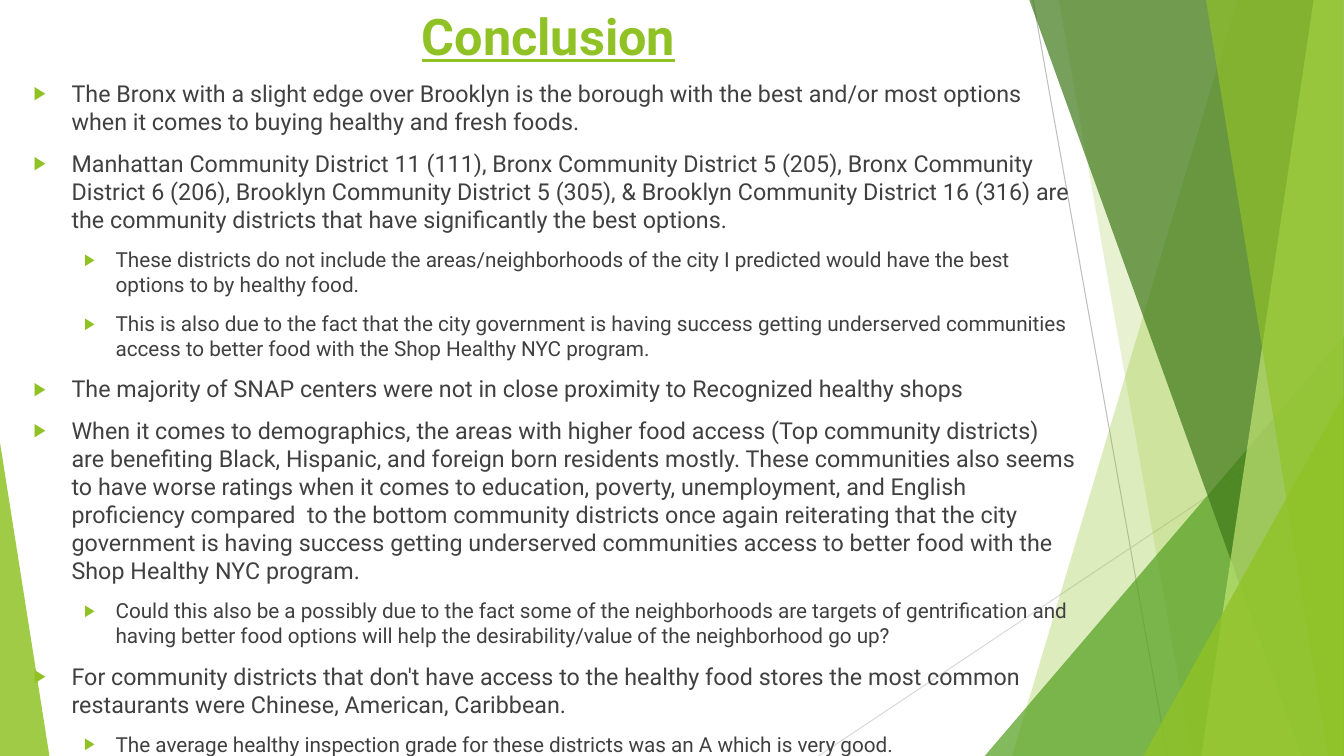
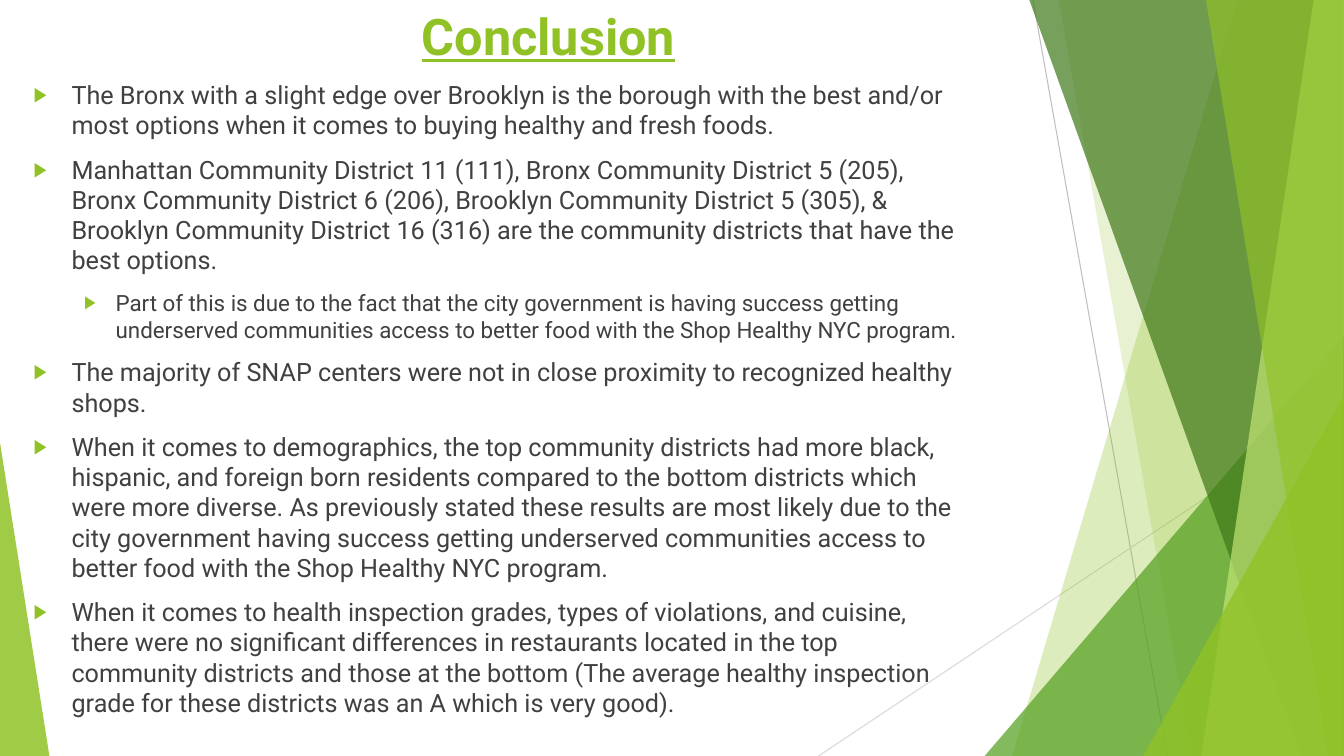
Before and after one commit to LJRollerII/NSS_Capstone_Project, a slide deck: slide 13 of presentation/Healthy_Food_Access_in_NYC.pptx. Drawn at 1344x756 pixels with LibreOffice and Linux fonts; fonts in the diff are those of the drawing. Boxes give left, top, right and bottom in pixels: in the first picture for what was removed or moved away, otherwise in the second. Text is boxed around its words. In the diff, an @@ line names an element or a change of style, - is before the commit and + after.

```diff
--- a/presentation/Healthy_Food_Access_in_NYC.pptx
+++ b/presentation/Healthy_Food_Access_in_NYC.pptx
@@ text at (72, 85, 943, 140): size 16.6 to 18 pt in "The Bronx with a slight edge over ..." @@
@@ text at (72, 159, 956, 718): text changed; size 16.6 to 18 pt @@
-▶ Manhattan Community District 11 (111), Bronx Community District 5 (205), Bronx Community District 6 (206), Brooklyn Community District 5 (305), & Brooklyn Community District 16 (316) are the community districts that have significantly the best options.
-  ▶ These districts do not include the areas/neighborhoods of the city I predicted would have the best options to by healthy food.
-  ▶ This is also due to the fact that the city government is having success getting underserved communities access to better food with the Shop Healthy NYC program.
-▶ The majority of SNAP centers were not in close proximity to Recognized healthy shops
-▶ When it comes to demographics, the areas with higher food access (Top community districts) are benefiting Black, Hispanic, and foreign born residents mostly. These communities also seems to have worse ratings when it comes to education, poverty, unemployment, and English proficiency compared to the bottom community districts once again reiterating that the city government is having success getting underserved communities access to better food with the Shop Healthy NYC program.
-  ▶ Could this also be a possibly due to the fact some of the neighborhoods are targets of gentrification and having better food options will help the desirability/value of the neighborhood go up?
-▶ For community districts that don't have access to the healthy food stores the most common restaurants were Chinese, American, Caribbean.
-  ▶ The average healthy inspection grade for these districts was an A which is very good.
-  ▶ When it comes to health inspection grades and types of violations, there were no significant differences in restaurants located in the top community districts and those at the bottom.
+▶ Manhattan Community District 11 (111), Bronx Community District 5 (205), Bronx Community District 6 (206), Brooklyn Community District 5 (305), & Brooklyn Community District 16 (316) are the community districts that have the best options.
+  ▶ Part of this is due to the fact that the city government is having success getting underserved communities access to better food with the Shop Healthy NYC program.
+▶ The majority of SNAP centers were not in close proximity to recognized healthy shops.
+▶ When it comes to demographics, the top community districts had more black, hispanic, and foreign born residents compared to the bottom districts which were more diverse. As previously stated these results are most likely due to the city government having success getting underserved communities access to better food with the Shop Healthy NYC program.
+▶ When it comes to health inspection grades, types of violations, and cuisine, there were no significant differences in restaurants located in the top community districts and those at the bottom (The average healthy inspection grade for these districts was an A which is very good).
```
Also in this commit, not shown: 5 other slides changed.
